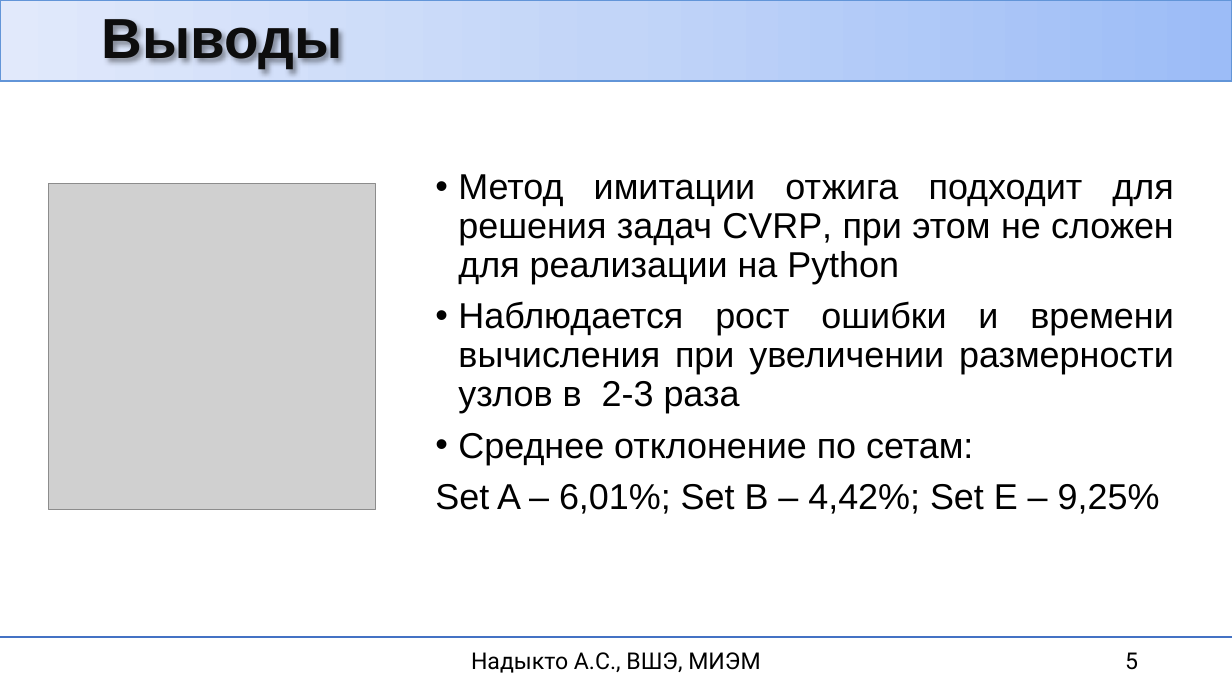
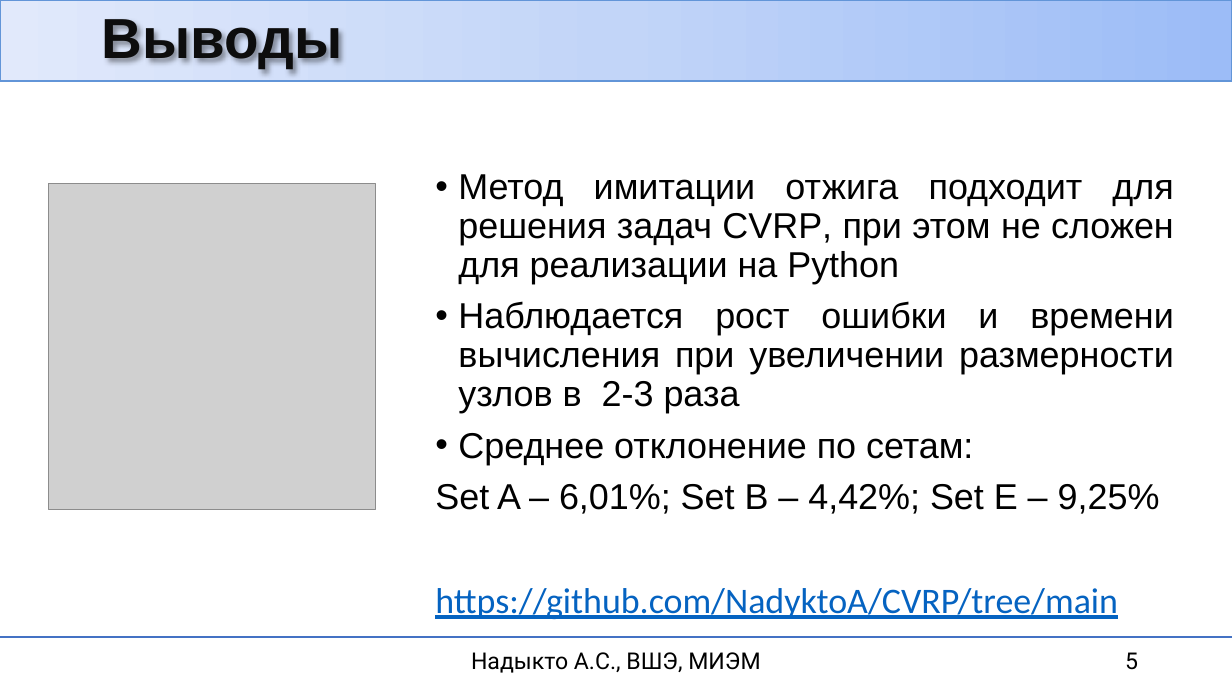
Before and after one commit to NadyktoA/CVRP, a slide deck: slide 5 of МСМТ253_Надыкто_CVRP.pptx. Drawn at 1232x693 pixels with LibreOffice and Linux fonts; fonts in the diff are those of the drawing; grey boxes stand for pictures. Boxes give left, top, right and bottom in pixels: in the first picture for what was removed or moved away, otherwise in the second. Text is boxed around its words. In the diff, an @@ line names an element or a change of style, - is before the commit and + after.

```diff
--- a/МСМТ253_Надыкто_CVRP.pptx
+++ b/МСМТ253_Надыкто_CVRP.pptx
@@ text at box(435, 588, 1118, 619): paragraph added @@
+https://github.com/NadyktoA/CVRP/tree/main
```
Also in this commit, not shown: 1 other file.
